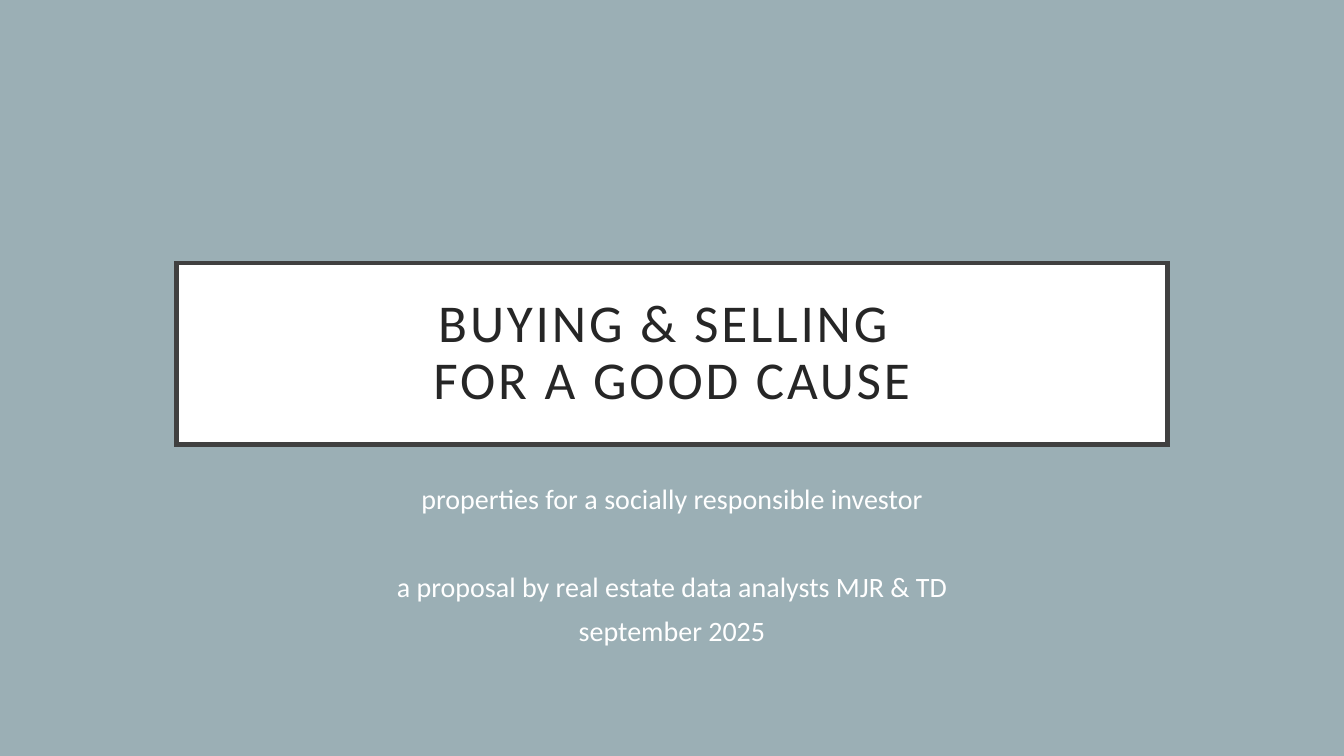
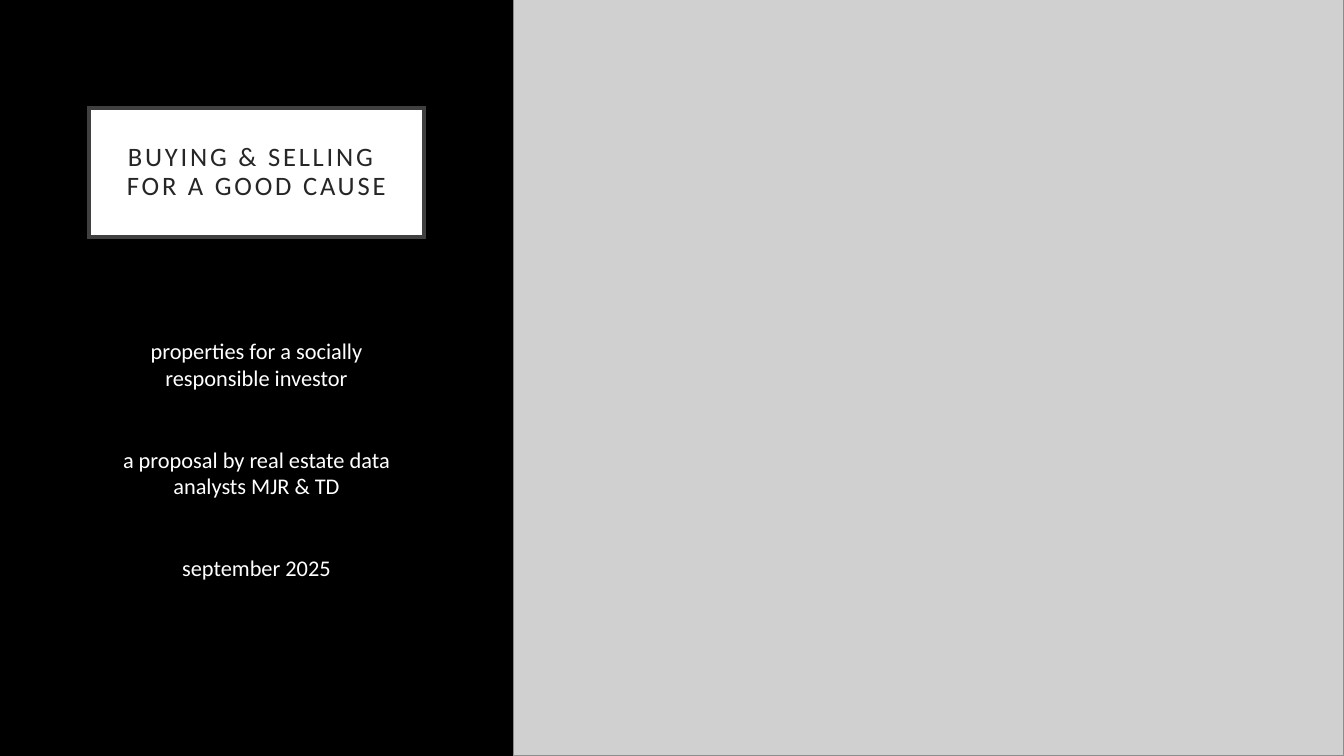
Before and after one commit to shnitzle/eda_project, a slide deck: slide 1 of mjr_folder/presentation/Presentation_Properties_Erin_Robinson.pptx. Drawn at 1344x756 pixels with LibreOffice and Linux fonts; fonts in the diff are those of the drawing; grey boxes stand for pictures. Boxes give left, top, right and bottom in pixels: in the first picture for what was removed or moved away, otherwise in the second. Text is boxed around its words. In the diff, an @@ line names an element or a change of style, - is before the commit and + after.

```diff
--- a/mjr_folder/presentation/Presentation_Properties_Erin_Robinson.pptx
+++ b/mjr_folder/presentation/Presentation_Properties_Erin_Robinson.pptx
@@ background #9BAFB5 to #000000 @@
@@ picture added at (513, 0, 1344, 756) @@
@@ title "BUYING & SELLING FOR A ...": place and size @@
-title "BUYING & SELLING FOR A ..." at (176, 263, 1168, 445)
+title "BUYING & SELLING FOR A ..." at (89, 108, 424, 237)
@@ title "BUYING & SELLING FOR A ..." at (89, 108, 424, 237): size 38 to 19 pt @@
@@ subtitle "properties for a socially responsible ...": place and size @@
-subtitle "properties for a socially responsible ..." at (397, 489, 947, 646)
+subtitle "properties for a socially responsible ..." at (123, 343, 390, 580)
@@ subtitle "properties for a socially responsible ..." at (123, 343, 390, 580): size 20 to 16 pt; line spacing 0.9 to 1 @@
```
Also in this commit, not shown: 6 other slides changed, 1 slide added, 1 slide removed, 5 other files.
